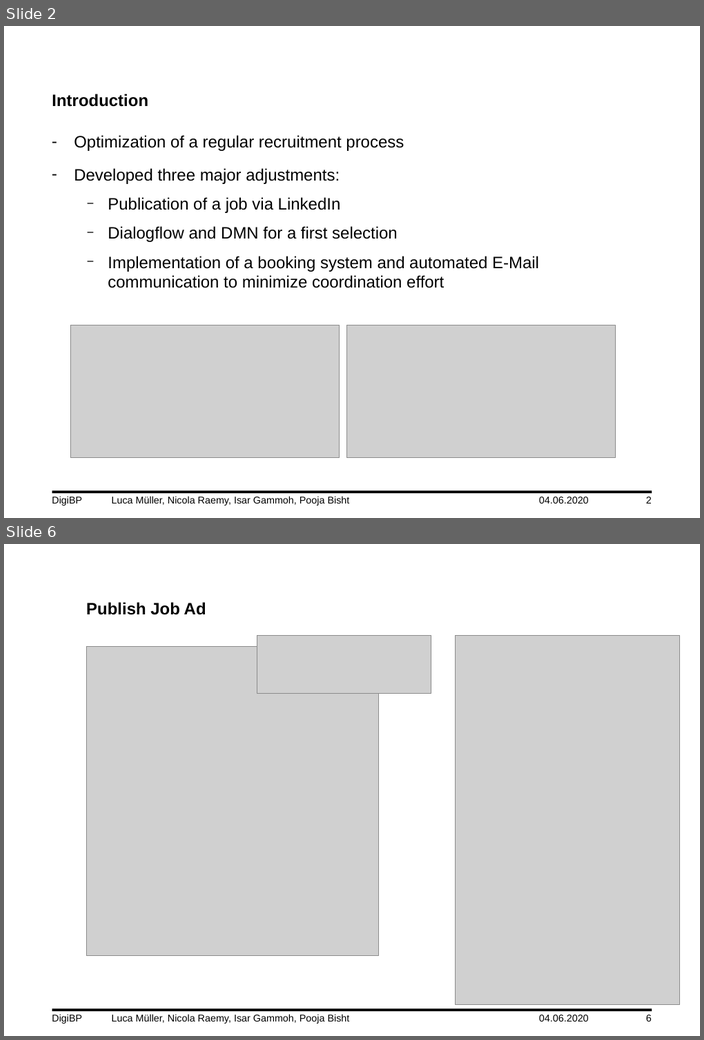
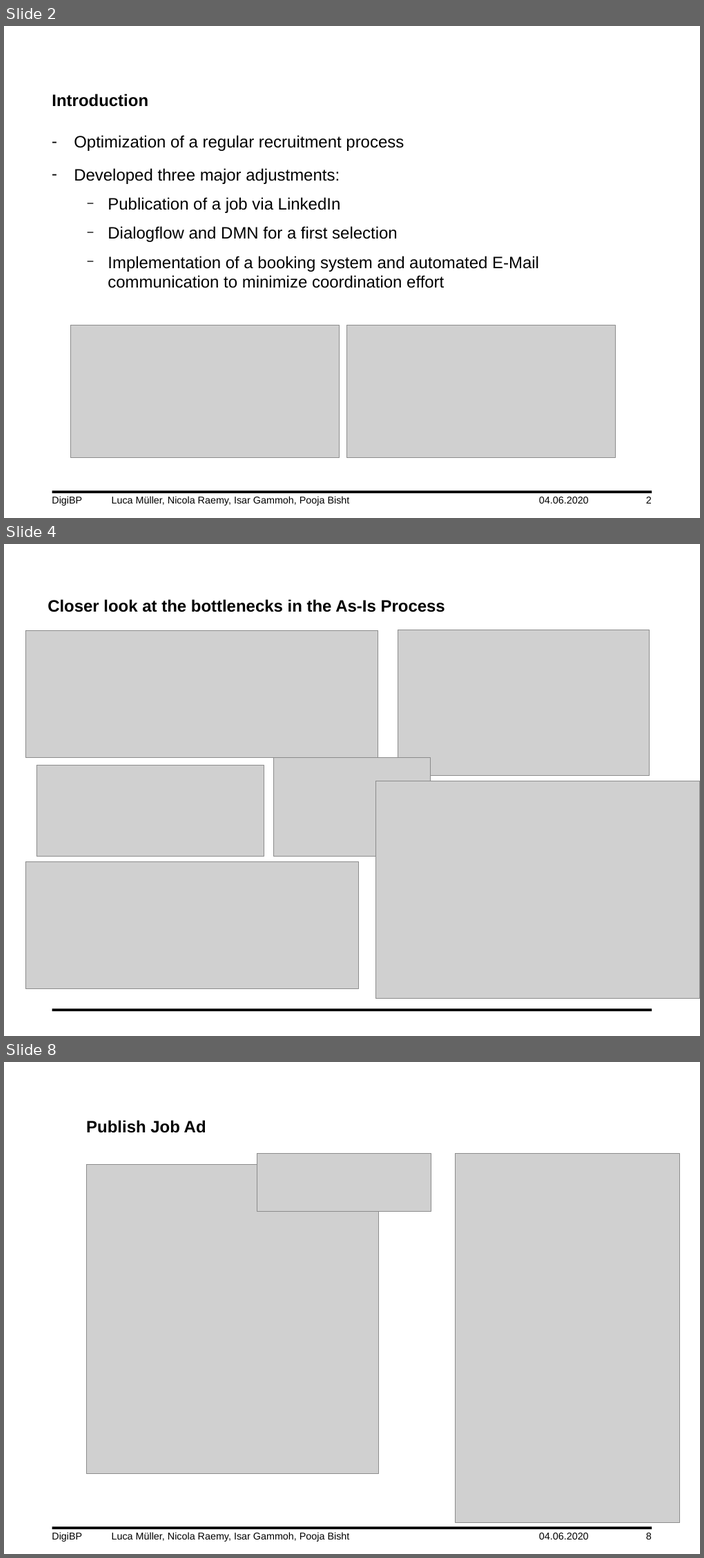
Before and after one commit to DigiBP/DigiBP_DanishBlue, a slide deck: Presentation/DigiBP_DanishBlue_Presentation_V4.pptx. Shown one above the other, each under a label of ours: slides 2 and 6 before the commit, slides 2, 4 and 8 after it; the slides between them are not shown. The pictures are 704x1040 and 704x1558 pixels, drawn with LibreOffice and Linux fonts; fonts in the diff are those of the drawing; grey boxes stand for pictures; background and template pictures are left out. Boxes give left, top, right and bottom in pixels: in the first picture for what was removed or moved away, otherwise in the second. Text is boxed around its words. In the diff, an @@ line names an element or a change of style, - is before the commit and + after.

```diff
--- a/Presentation/DigiBP_DanishBlue_Presentation_V4.pptx
+++ b/Presentation/DigiBP_DanishBlue_Presentation_V4.pptx
@@ slide 4 added at (4, 544, 700, 1036), background #FFFFFF; not listed: 1 template element that a slide beside it also shows @@
@@ title added at (47, 599, 445, 612), 20 pt, text #000000, bold @@
+Closer look at the bottlenecks in the As-Is Process
@@ picture added at (26, 630, 378, 758) @@
@@ picture added at (398, 630, 649, 775) @@
@@ picture added at (36, 765, 264, 856) @@
@@ picture added at (274, 758, 430, 857) @@
@@ picture added at (376, 781, 700, 999) @@
@@ picture added at (26, 861, 359, 989) @@
@@ what was slide 6 is now slide 8 @@
@@ page number at (646, 1533, 651, 1539): text changed @@
-6
+8
```
Also in this commit, not shown: 5 slides changed, 2 other slides added, 1 slide removed.
